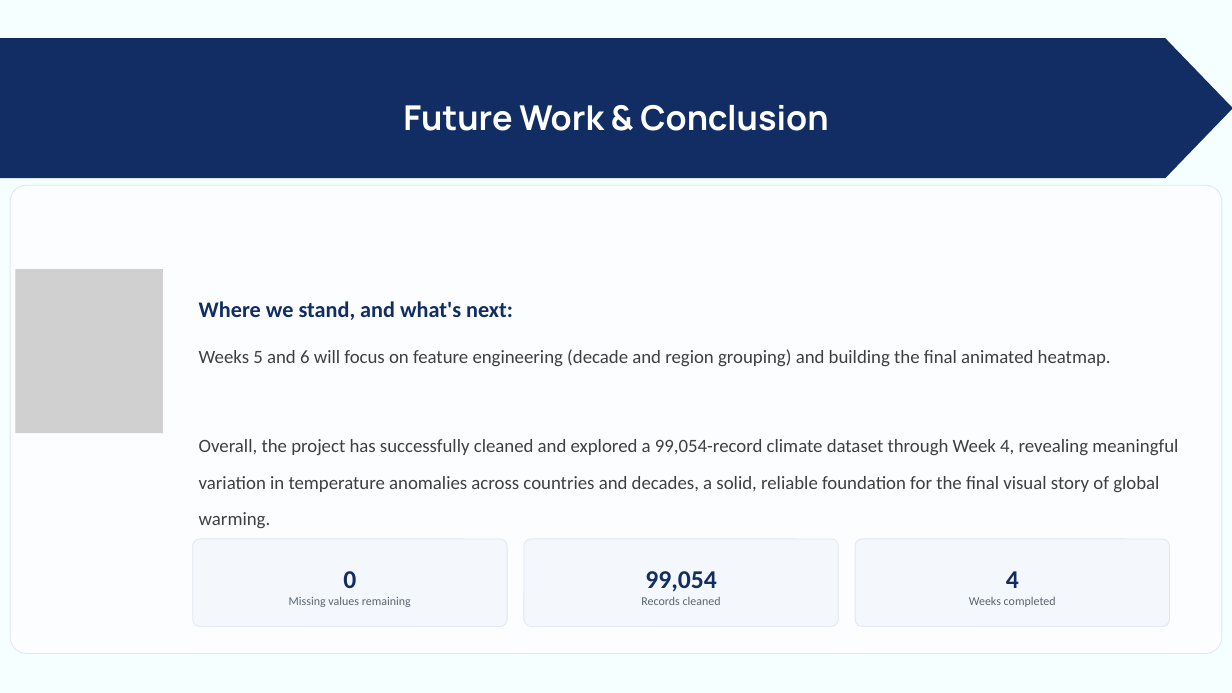
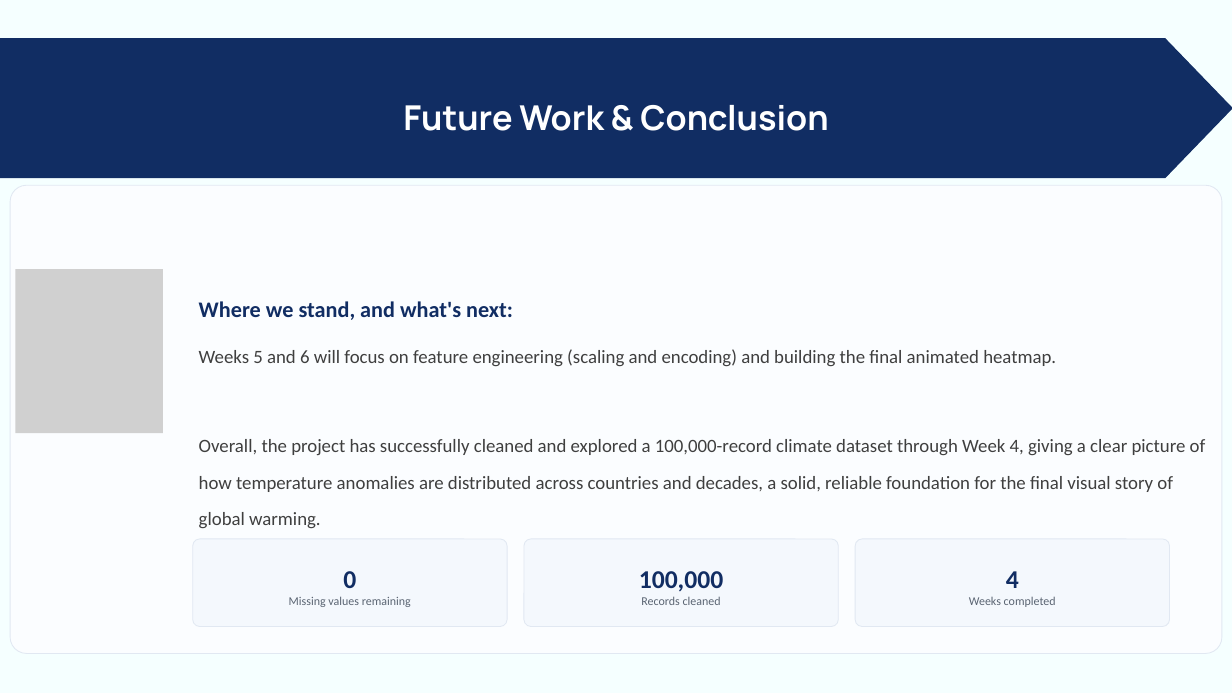
Before and after one commit to vanadhi-re/24ADI204_DSV_Team-17, a slide deck: slide 17 of Week 5/24ADI204-Midreview.pptx (slide 13 before the commit). Drawn at 1232x693 pixels with LibreOffice and Linux fonts; fonts in the diff are those of the drawing; grey boxes stand for pictures. Boxes give left, top, right and bottom in pixels: in the first picture for what was removed or moved away, otherwise in the second. Text is boxed around its words. In the diff, an @@ line names an element or a change of style, - is before the commit and + after.

Commit message:
Add Report folder with project report and review presentation

```diff
--- a/Week 5/24ADI204-Midreview.pptx
+++ b/Week 5/24ADI204-Midreview.pptx
@@ text at (199,349,1206,528): text changed @@
-Weeks 5 and 6 will focus on feature engineering (decade and region grouping) and building the final animated heatmap.
-Overall, the project has successfully cleaned and explored a 99,054-record climate dataset through Week 4, revealing meaningful variation in temperature anomalies across countries and decades, a solid, reliable foundation for the final visual story of global warming.
+Weeks 5 and 6 will focus on feature engineering (scaling and encoding) and building the final animated heatmap.
+Overall, the project has successfully cleaned and explored a 100,000-record climate dataset through Week 4, giving a clear picture of how temperature anomalies are distributed across countries and decades, a solid, reliable foundation for the final visual story of global warming.
@@ text in rounded rectangle at (639,571,723,591): text changed @@
-99,054
+100,000
```
Also in this commit, not shown: 8 other slides changed, 4 slides added, 2 other files.
